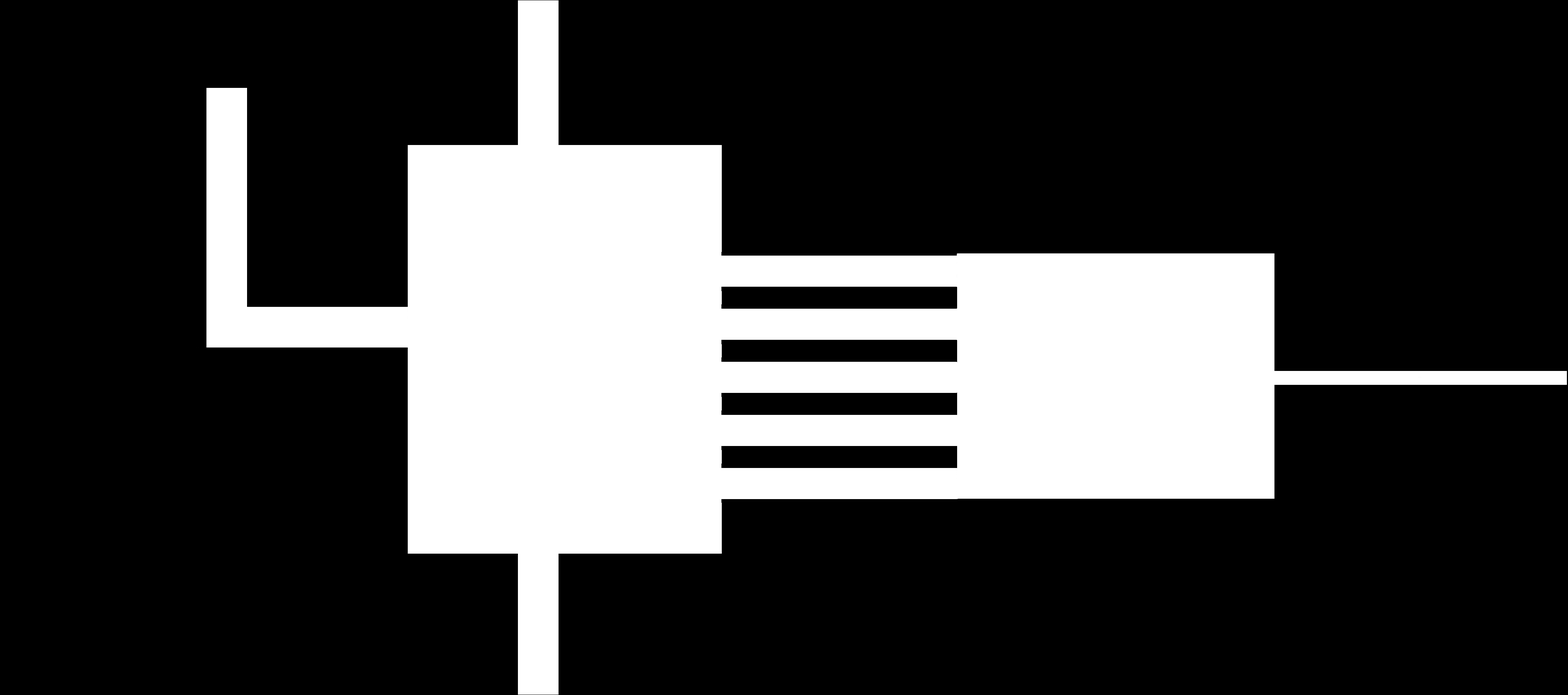
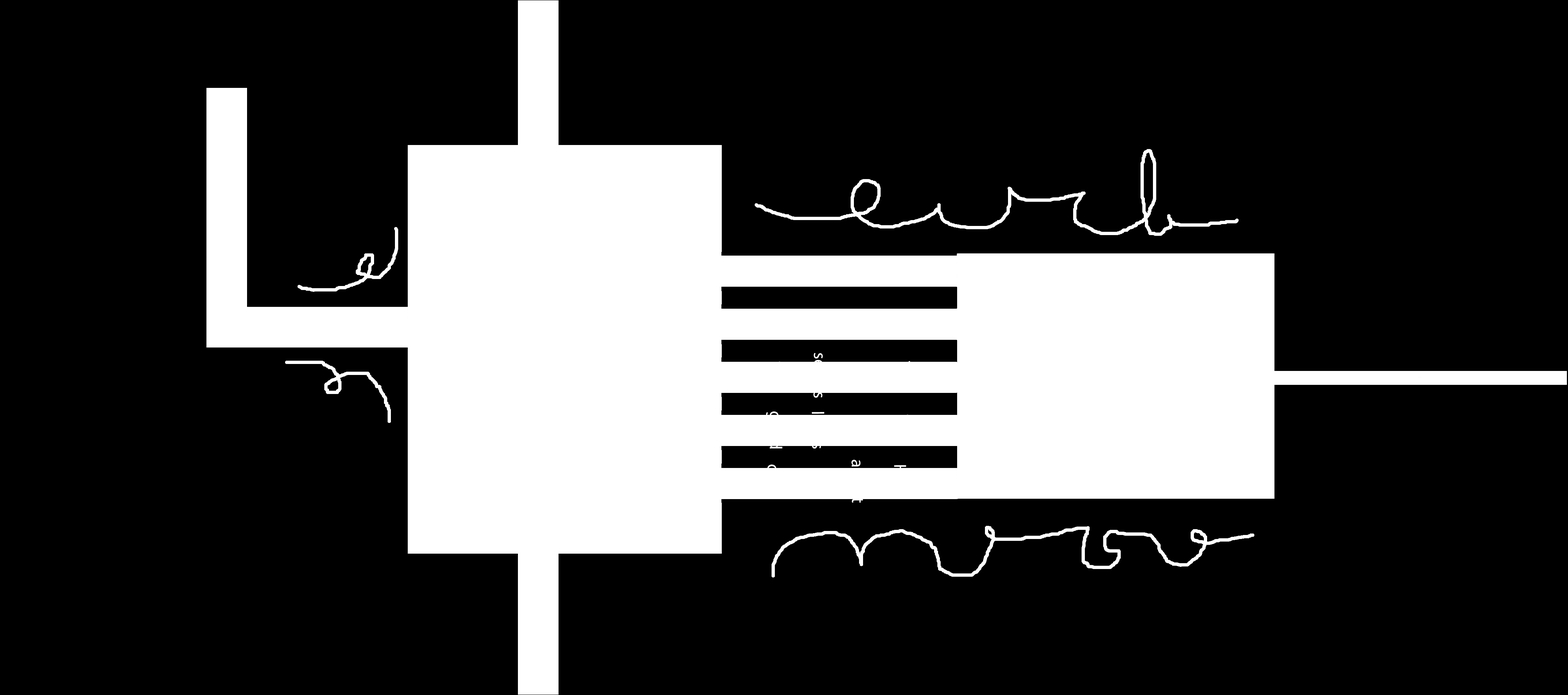
Before/after of a 1568px x 695px layered artwork. What changed in the layer stack:
added layer "This one seems fine" above "This one looks good" over box(778, 352, 911, 398)
added layer "This one looks good" above "How about this one?" over box(766, 411, 909, 449)
added layer "How about this one?" above "Layer 2" over box(767, 459, 907, 503)
painted on "Layer 1" over box(285, 148, 1255, 578)
